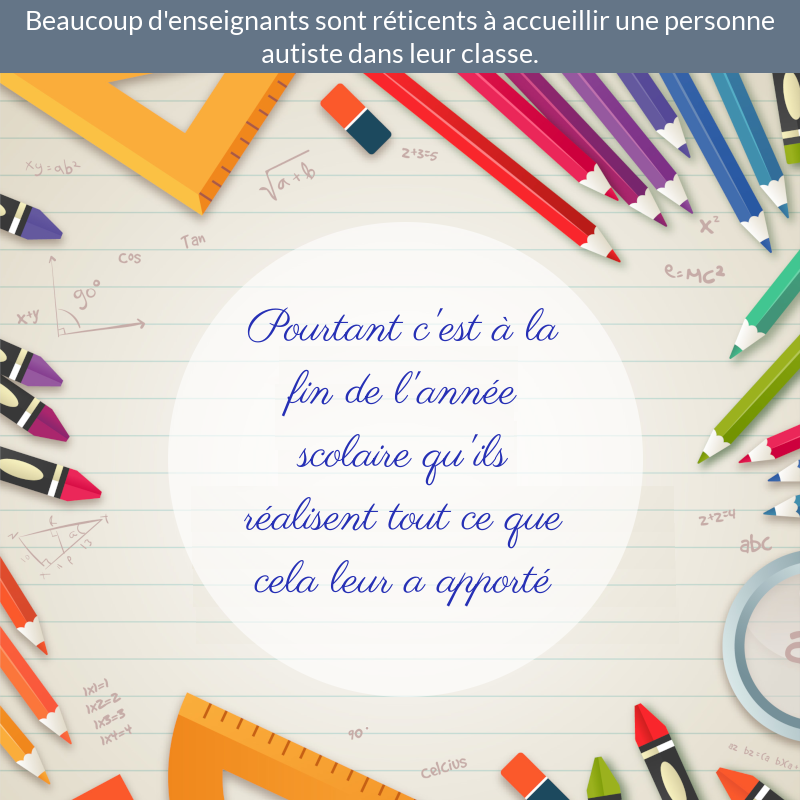
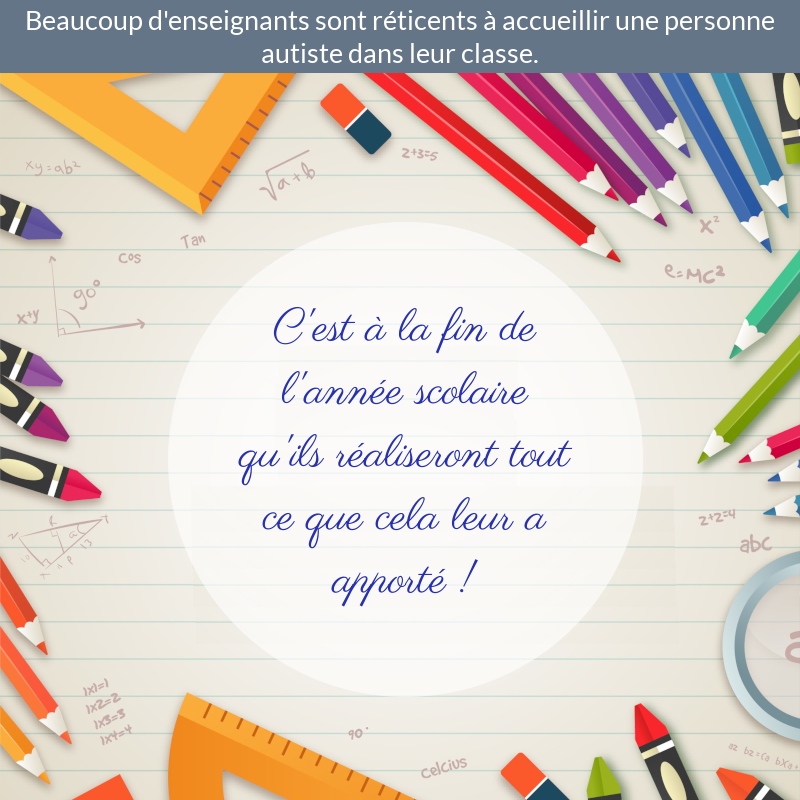
The second 800px x 800px image is a revision of the first. Changes to its layers:
renamed "Pourtant c'est à la fin de l'a..." to "C'est à la fin de l'année scol...", painted on it over [238, 306, 573, 607]
